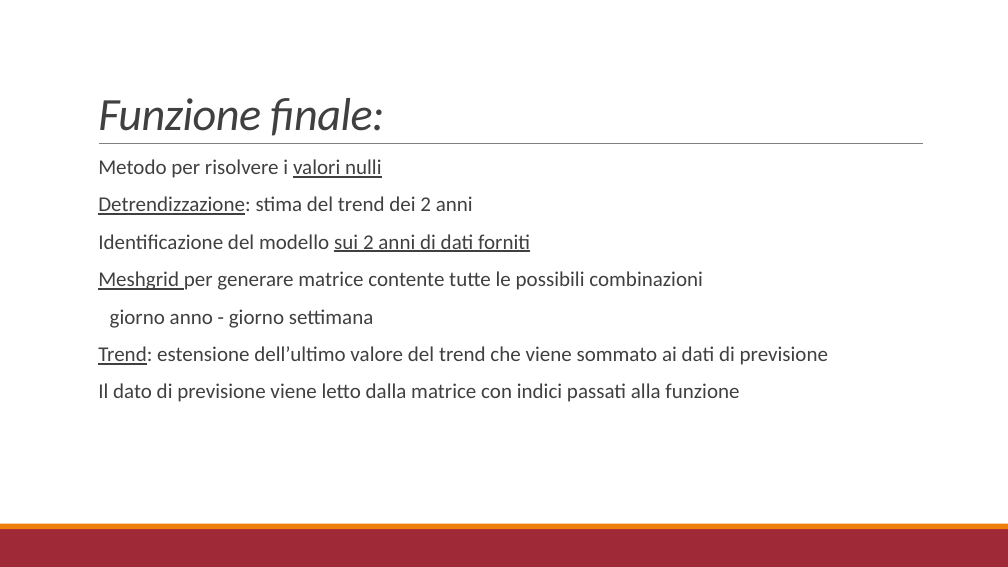
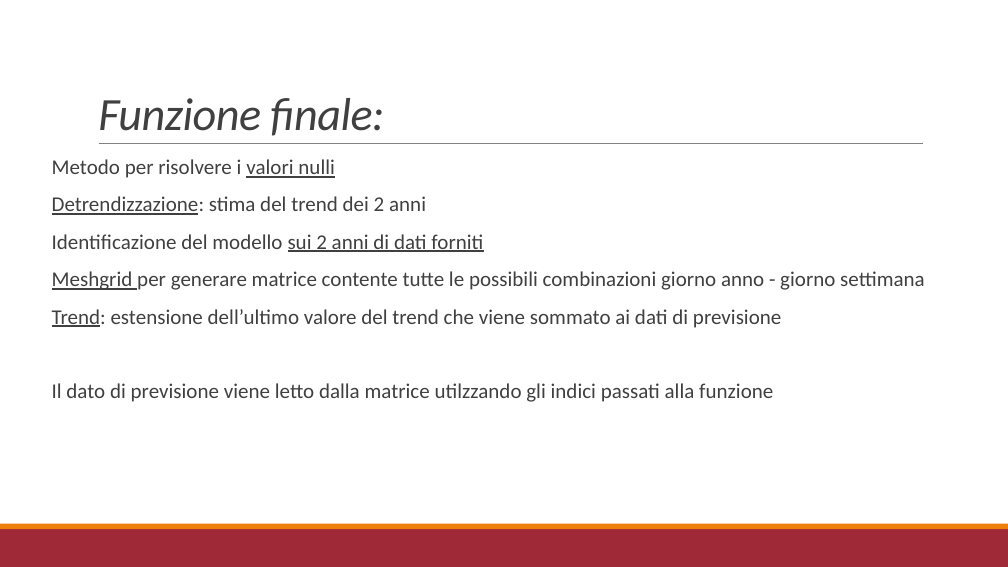
Before and after one commit to r1cky0/Italian-energy-consumption-prediction, a slide deck: slide 19 of presentazione_imad.pptx. Drawn at 1008x567 pixels with LibreOffice and Linux fonts; fonts in the diff are those of the drawing. Boxes give left, top, right and bottom in pixels: in the first picture for what was removed or moved away, otherwise in the second. Text is boxed around its words. In the diff, an @@ line names an element or a change of style, - is before the commit and + after.

```diff
--- a/presentazione_imad.pptx
+++ b/presentazione_imad.pptx
@@ text "Metodo per risolvere i valori ...": place and size @@
-text "Metodo per risolvere i valori ..." at (98, 159, 828, 402)
+text "Metodo per risolvere i valori ..." at (52, 159, 925, 402)
@@ text at (52, 271, 925, 290): text changed @@
-  Meshgrid per generare matrice contente tutte le possibili combinazioni
-giorno anno - giorno settimana
+  Meshgrid per generare matrice contente tutte le possibili combinazioni giorno anno - giorno settimana
@@ text at (52, 383, 773, 402): text changed @@
-  Il dato di previsione viene letto dalla matrice con indici passati alla funzione
+  Il dato di previsione viene letto dalla matrice utilzzando gli indici passati alla funzione
```
Also in this commit, not shown: 3 other slides changed.
